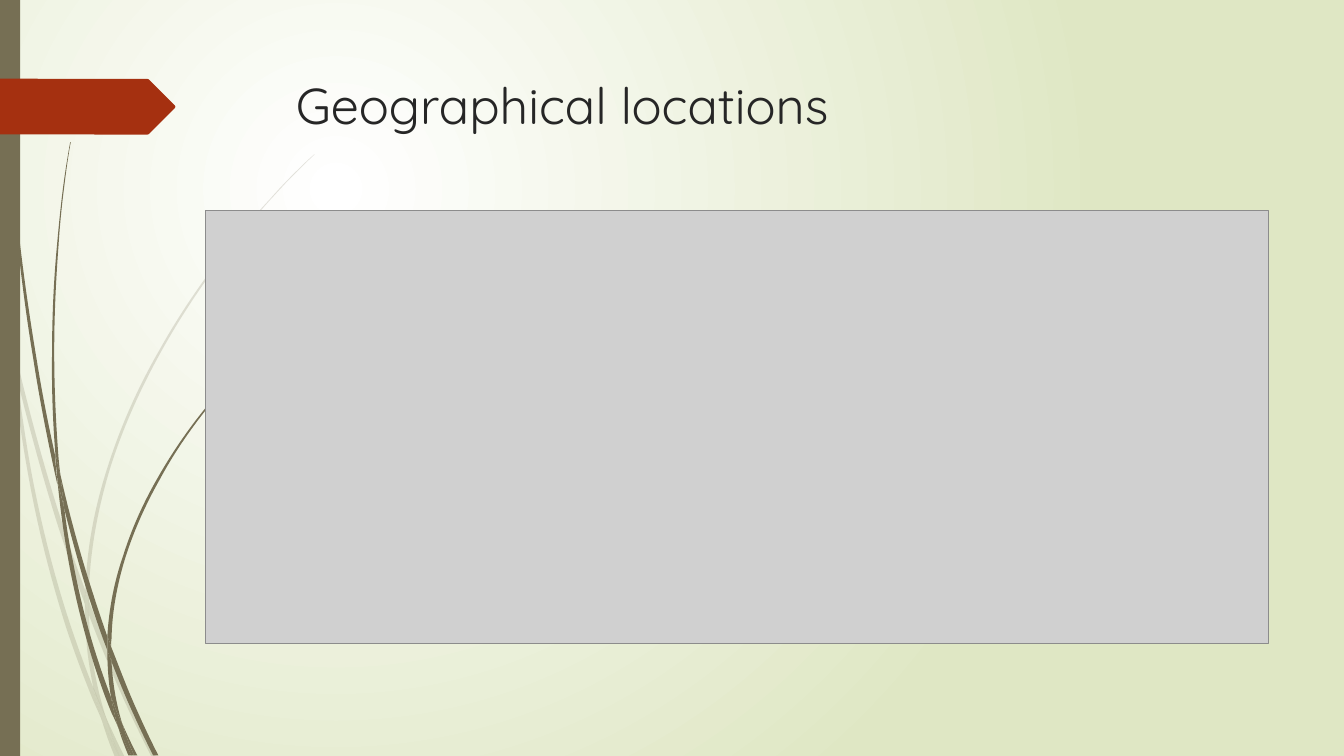
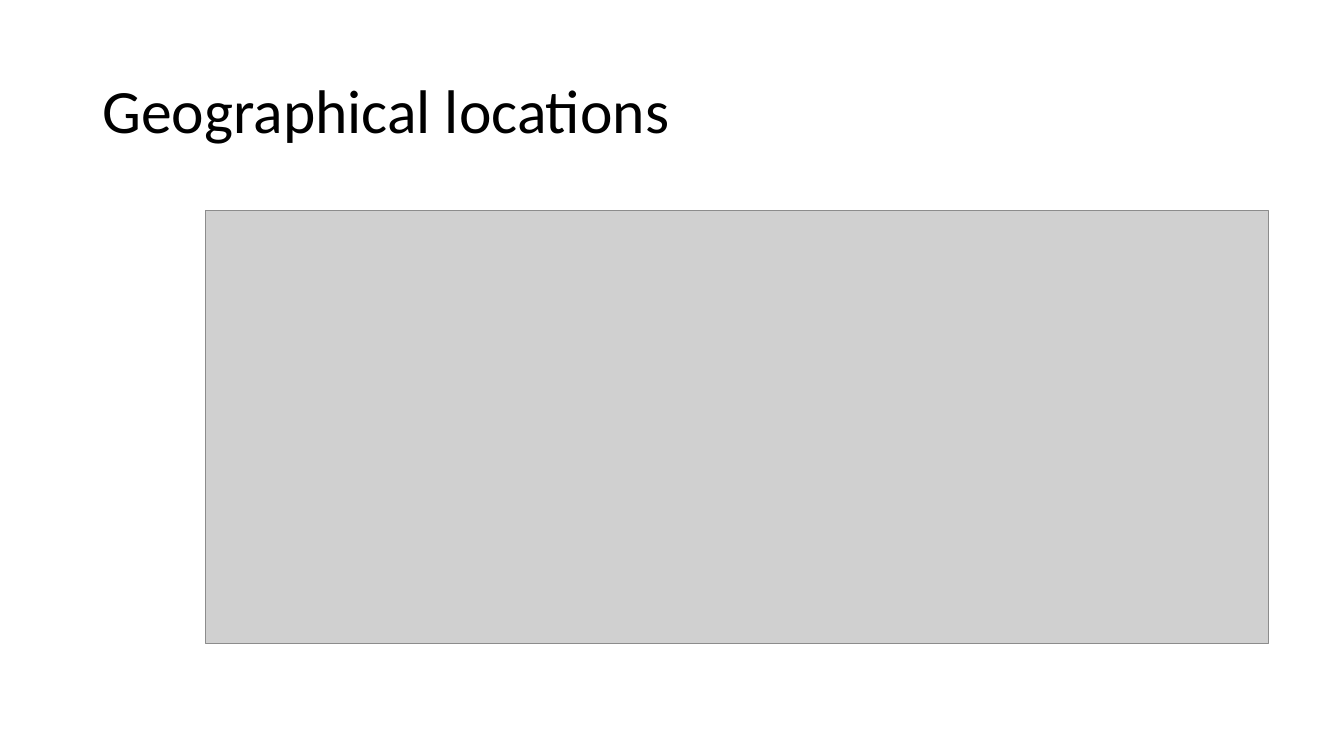
Before and after one commit to JackyUT2023/project3-group8, a slide deck: slide 4 of Project 3 Group 8 - Museums of the United States.pptx. Drawn at 1344x756 pixels with LibreOffice and Linux fonts; fonts in the diff are those of the drawing; grey boxes stand for pictures. Boxes give left, top, right and bottom in pixels: in the first picture for what was removed or moved away, otherwise in the second. Text is boxed around its words. In the diff, an @@ line names an element or a change of style, - is before the commit and + after.

```diff
--- a/Project 3 Group 8 - Museums of the United States.pptx
+++ b/Project 3 Group 8 - Museums of the United States.pptx
@@ background gradient #FFFFFF to #DFE8C4 to #FFFFFF @@
@@ rectangle removed at (0, 0, 20, 756) @@
@@ title "Geographical locations": place and size @@
-title "Geographical locations" at (296, 86, 829, 134)
+title "Geographical locations" at (102, 90, 669, 144)
@@ title "Geographical locations" at (102, 90, 669, 144): size 36 to 44 pt, font Quicksand to Calibri, text colour #262626 to #000000; line spacing 1 to 0.9; vertical alignment top to middle @@
@@ freeform shape removed at (0, 79, 175, 134) @@
@@ group removed at (0, 154, 315, 756): 10 freeform shapes @@
@@ group removed at (3, 0, 262, 756): 12 freeform shapes @@
```
Also in this commit, not shown: 10 other slides changed, 1 slide added, 1 slide removed, 1 other file.
